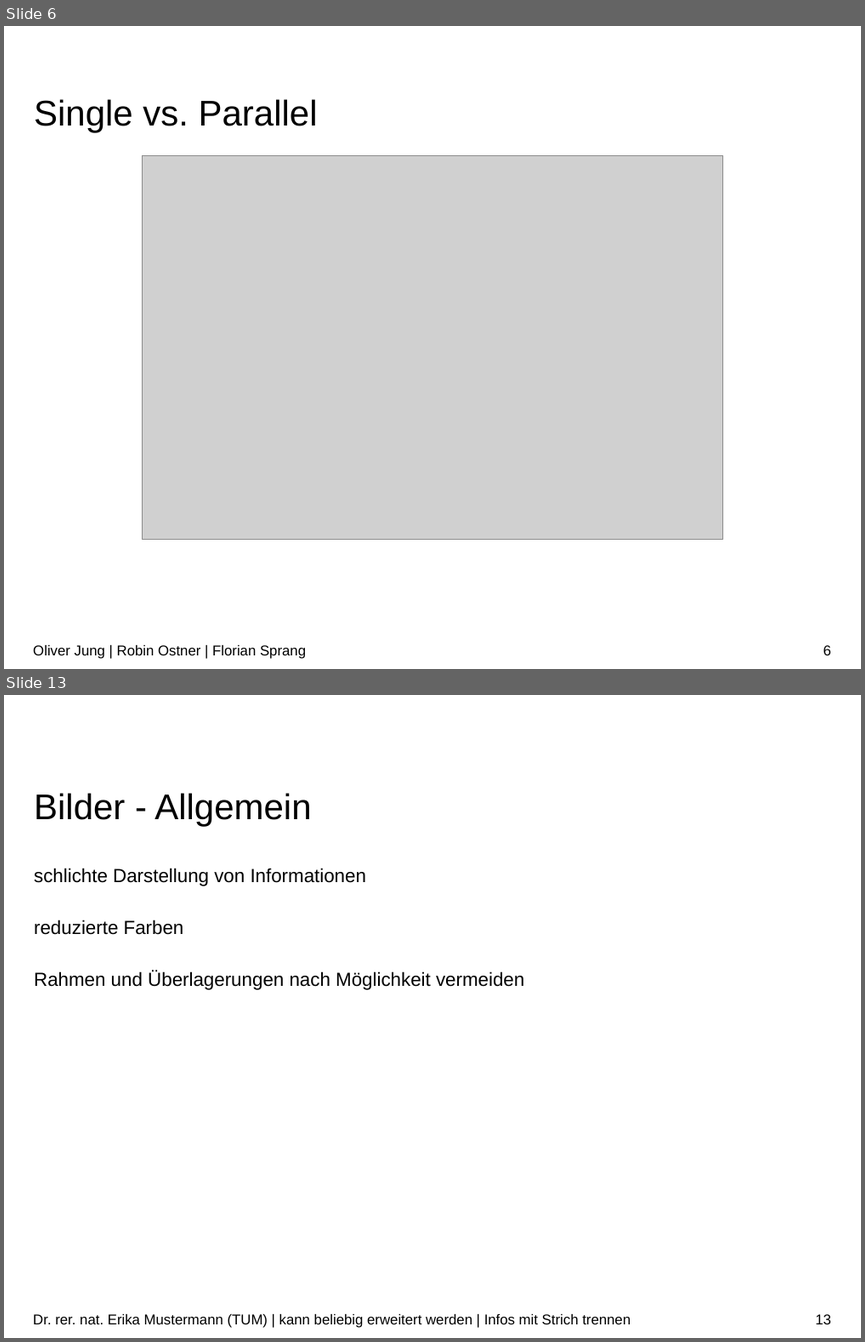
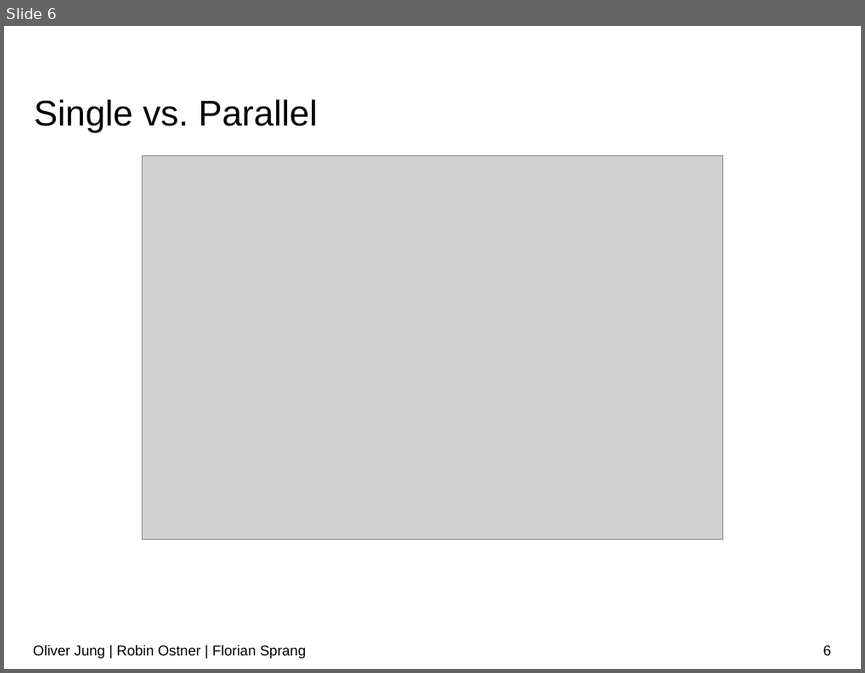
Before and after one commit to RobinOstner/IMGe, a slide deck: DONT TOUCH THIS !!!!!!!!!!!/Abgabe/Präsentation.pptx. Shown one above the other, each under a label of ours: slides 6 and 13 before the commit, slide 6 after it; the slides between them are not shown. The pictures are 865x1342 and 865x673 pixels, drawn with LibreOffice and Linux fonts; fonts in the diff are those of the drawing; grey boxes stand for pictures; background and template pictures are left out. Boxes give left, top, right and bottom in pixels: in the first picture for what was removed or moved away, otherwise in the second. Text is boxed around its words. In the diff, an @@ line names an element or a change of style, - is before the commit and + after.

```diff
--- a/DONT TOUCH THIS !!!!!!!!!!!/Abgabe/Präsentation.pptx
+++ b/DONT TOUCH THIS !!!!!!!!!!!/Abgabe/Präsentation.pptx
@@ slide 13 removed at <box>4,695,861,1338</box>, background #FFFFFF @@
@@ title removed at <box>34,793,311,826</box> @@
-Bilder - Allgemein
@@ text removed at <box>34,868,524,990</box> @@
-schlichte Darstellung von Informationen
-reduzierte Farben
-Rahmen und Überlagerungen nach Möglichkeit vermeiden
@@ text removed at <box>33,1314,630,1327</box> @@
-Dr. rer. nat. Erika Mustermann (TUM) | kann beliebig erweitert werden | Infos mit Strich trennen
@@ page number removed at <box>815,1314,831,1324</box> @@
-13
```
Also in this commit, not shown: 3 slides changed, 17 other slides removed.
